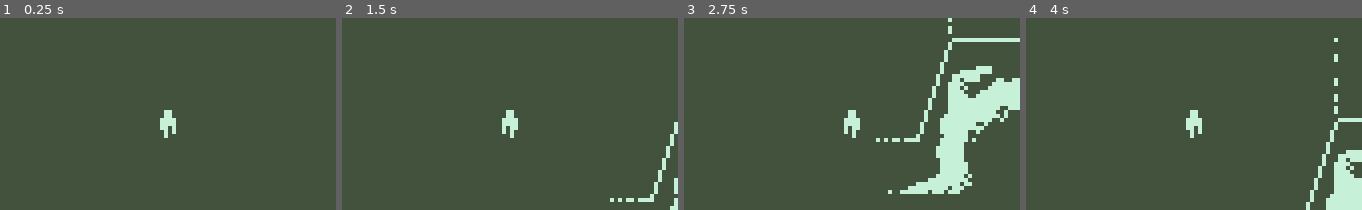
Above: before the commit, frames 1-4 (left to right).
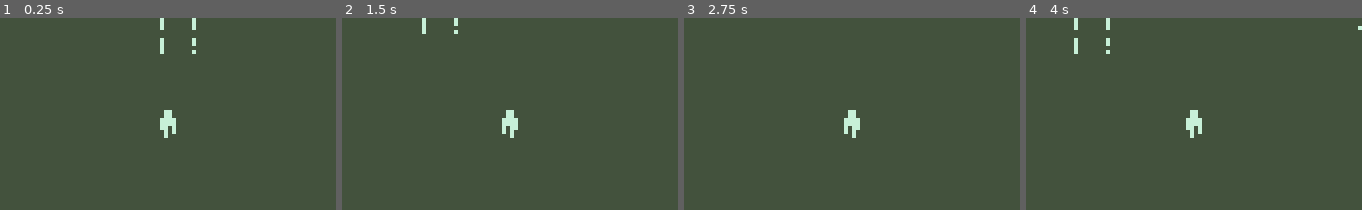
Above: after the commit, the same moments.

Repository: kaiakairos/nokia-jam2024
Game: Godot game, scene res://main_scenes/mainLevel/game.tscn
Same seed, same stepped clock (60 frames per second), same inputs: the game is played once before the commit and once after it.
Inputs:
- Up to frame 1 (0.25 s): no input
- Up to frame 2 (1.5 s): tap Enter at 0.5 s; hold Right (moveRIGHT) 0.53-1.28 s; tap Z (interact) at 0.6, 1.35 s; hold Down (moveDOWN) from 1.28 s (still down)
- Up to frame 3 (2.75 s): release Down (moveDOWN) at 2.03 s; hold Right (moveRIGHT) from 2.03 s (still down); tap Z (interact) at 2.1 s
- Up to frame 4 (4 s): release Right (moveRIGHT) at 2.78 s; hold Up (moveUP) 2.78-3.53 s; tap Z (interact) at 2.85, 3.6 s; hold Left (moveLEFT) from 3.53 s (still down)

The runs differ from the first frame. In frame 1, 0.3% of the frame differs, in the area x 47-59%, y 0-19%; in frame 2, 1.0%; in frame 3, 9.5%, in the area x 57-100%, y 0-92%; in frame 4, 3.6%.

Commit message:
MORE!!!!!!!!!

Diff:
--- a/main_scenes/mainLevel/game.tscn
+++ b/main_scenes/mainLevel/game.tscn
@@ -1,10 +1,11 @@
-[gd_scene load_steps=13 format=3 uid="uid://08kga67yko78"]
+[gd_scene load_steps=15 format=3 uid="uid://08kga67yko78"]
 
 [ext_resource type="Texture2D" uid="uid://b00jj7tu4uck1" path="res://main_scenes/backgroundArts/entrance.png" id="1_ta0qr"]
 [ext_resource type="PackedScene" uid="uid://coesb8yvkvpq2" path="res://object_scenes/player/player.tscn" id="2_geoaq"]
 [ext_resource type="Texture2D" uid="uid://b3prcrm5j0mho" path="res://main_scenes/backgroundArts/door.png" id="2_xqqnx"]
 [ext_resource type="Texture2D" uid="uid://dmuava1udl021" path="res://main_scenes/backgroundArts/hallway.png" id="3_0ic3i"]
 [ext_resource type="Texture2D" uid="uid://d2dvmw3amb4d2" path="res://main_scenes/backgroundArts/frozenBeast.png" id="4_v8sv3"]
+[ext_resource type="Texture2D" uid="uid://dks1dvl46kpta" path="res://main_scenes/backgroundArts/boiler.png" id="5_3dqko"]
 [ext_resource type="PackedScene" uid="uid://d3wkrr8khtbxe" path="res://object_scenes/interactable/interactable.tscn" id="5_ibad4"]
 [ext_resource type="PackedScene" uid="uid://sf5w8pseayko" path="res://object_scenes/cameraShifter/camera_shift_area.tscn" id="6_5frm0"]
 
@@ -22,6 +23,9 @@
 
 [sub_resource type="RectangleShape2D" id="RectangleShape2D_5y3l5"]
 size = Vector2(90, 24)
+
+[sub_resource type="RectangleShape2D" id="RectangleShape2D_fqwvf"]
+size = Vector2(48, 24)
 
 [node name="Game" type="Node2D"]
 
@@ -48,6 +52,11 @@
 texture = ExtResource("4_v8sv3")
 centered = false
 
+[node name="Boiler" type="Sprite2D" parent="Backgrounds"]
+position = Vector2(517, -97)
+texture = ExtResource("5_3dqko")
+centered = false
+
 [node name="Collisions" type="Node2D" parent="."]
 
 [node name="StaticBody2D" type="StaticBody2D" parent="Collisions"]
@@ -76,6 +85,12 @@
 
 [node name="CollisionPolygon2D" type="CollisionPolygon2D" parent="Collisions/StaticBody2D4"]
 polygon = PackedVector2Array(-17, 3, -17, 21, -2, 28, -2, 17, 94, 17, 94, 24, -17, 24, -17, 49, 127, 49, 127, 3)
+
+[node name="StaticBody2D5" type="StaticBody2D" parent="Collisions"]
+position = Vector2(498, -100)
+
+[node name="CollisionPolygon2D" type="CollisionPolygon2D" parent="Collisions/StaticBody2D5"]
+polygon = PackedVector2Array(15, 96, 28, 96, 28, 51, 98, 51, 114, 68, 123, 63, 133, 76, 104, 87, 69, 59, 36, 59, 36, 98, 104.066, 97.4511, 160, 97, 160, 40, 98, 40, 15, 40)
 
 [node name="Transitions" type="Node2D" parent="."]
 
@@ -186,5 +201,21 @@
 position = Vector2(2, 2)
 shape = SubResource("RectangleShape2D_5y3l5")
 
+[node name="CameraShiftArea2" parent="CamFocus" instance=ExtResource("6_5frm0")]
+position = Vector2(591, -43)
+originSet = Vector2(0, -20)
+
+[node name="CollisionShape2D" type="CollisionShape2D" parent="CamFocus/CameraShiftArea2"]
+position = Vector2(-19, 2)
+shape = SubResource("RectangleShape2D_fqwvf")
+
+[node name="CameraShiftArea3" parent="CamFocus" instance=ExtResource("6_5frm0")]
+position = Vector2(640, -43)
+originSet = Vector2(12, -12)
+
+[node name="CollisionShape2D" type="CollisionShape2D" parent="CamFocus/CameraShiftArea3"]
+position = Vector2(-19, 2)
+shape = SubResource("RectangleShape2D_fqwvf")
+
 [node name="player" parent="." instance=ExtResource("2_geoaq")]
-position = Vector2(127, 39)
+position = Vector2(528, 17)
Binary file added: main_scenes/backgroundArts/boiler.png
Not shown, added: main_scenes/backgroundArts/boiler.png.import
Binary file added: object_scenes/beast/ball1.png
Not shown, added: object_scenes/beast/ball1.png.import
Binary file added: object_scenes/beast/ball2.png
Not shown, added: object_scenes/beast/ball2.png.import
Binary file added: object_scenes/beast/ball3.png
Not shown, added: object_scenes/beast/ball3.png.import
Binary file added: object_scenes/beast/ball4.png
Not shown, added: object_scenes/beast/ball4.png.import
